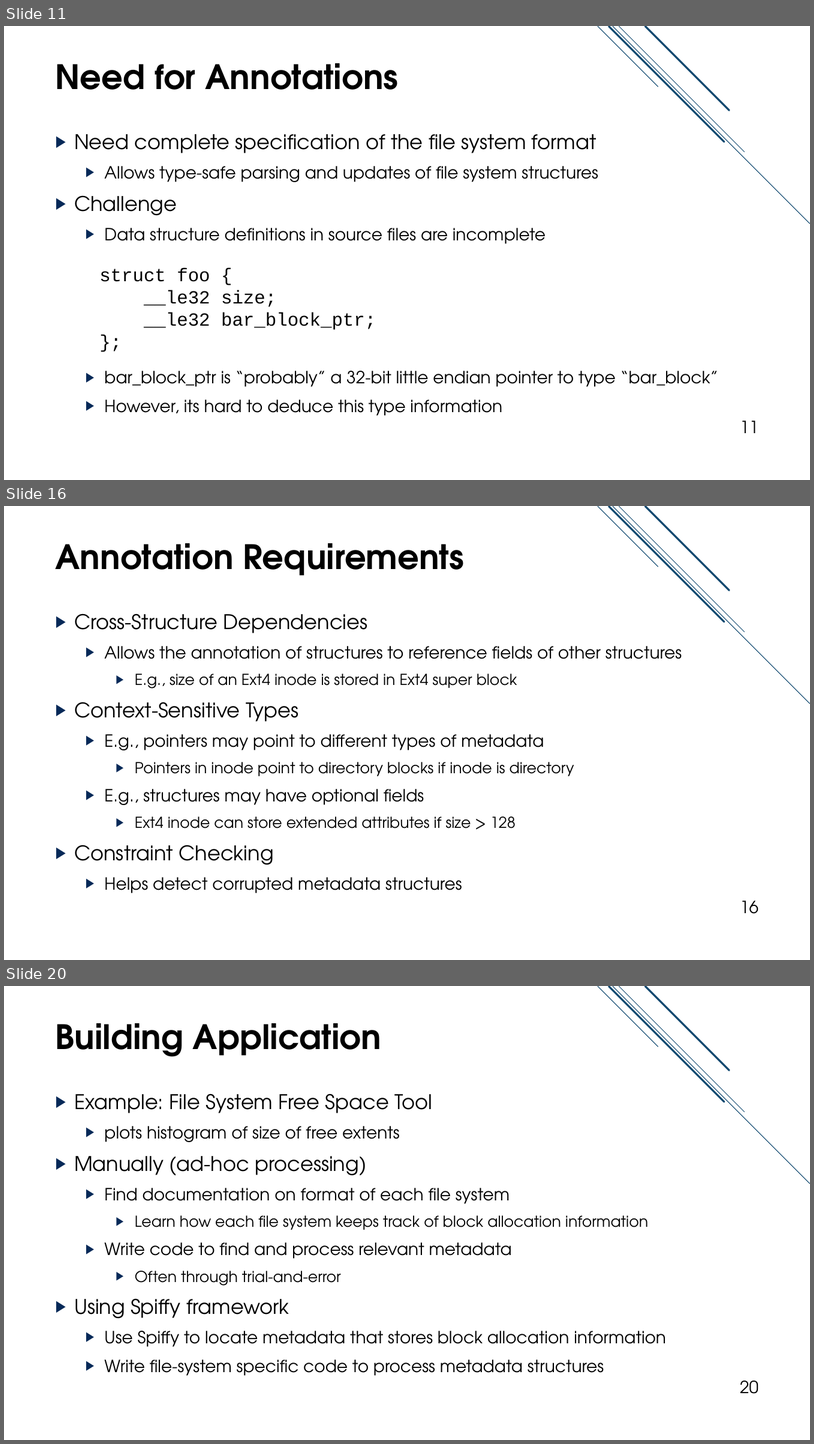
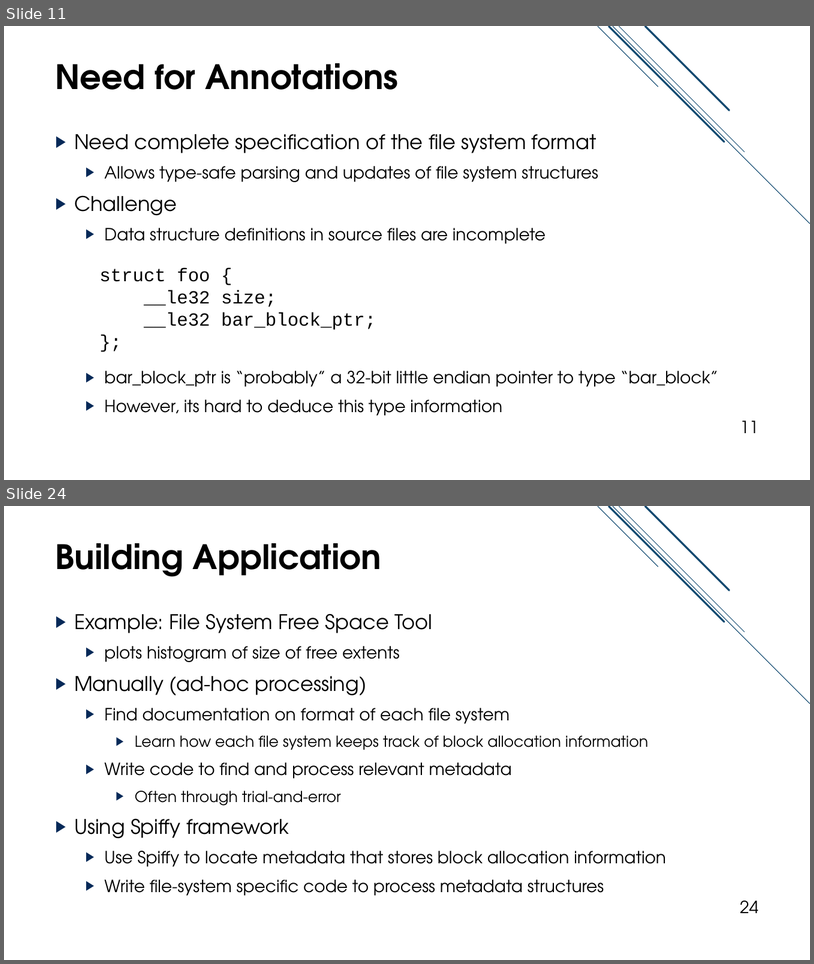
Before and after one commit to jacksun007/spiffy-paper, a slide deck: talk/spiffy_talk.pptx. Shown one above the other, each under a label of ours: slides 11, 16 and 20 before the commit, slides 11 and 24 after it; the slides between them are not shown. The pictures are 814x1444 and 814x964 pixels, drawn with LibreOffice and Linux fonts; fonts in the diff are those of the drawing. Boxes give left, top, right and bottom in pixels: in the first picture for what was removed or moved away, otherwise in the second. Text is boxed around its words. In the diff, an @@ line names an element or a change of style, - is before the commit and + after.

Commit message:
completed revision to annotation slides. TODO application slide revamp

```diff
--- a/talk/spiffy_talk.pptx
+++ b/talk/spiffy_talk.pptx
@@ slide 16 removed at (x1=4, y1=506, x2=810, y2=960), background #FFFFFF; not listed: 5 template elements that a slide beside it also shows @@
@@ title removed at (x1=56, y1=543, x2=464, y2=576) @@
-Annotation Requirements
@@ text removed at (x1=74, y1=613, x2=683, y2=893) @@
-▶ Cross-Structure Dependencies
-  ▶ Allows the annotation of structures to reference fields of other structures
-    ▶ E.g., size of an Ext4 inode is stored in Ext4 super block
-▶ Context-Sensitive Types
-  ▶ E.g., pointers may point to different types of metadata
-    ▶ Pointers in inode point to directory blocks if inode is directory
-  ▶ E.g., structures may have optional fields
-    ▶ Ext4 inode can store extended attributes if size > 128
-▶ Constraint Checking
-  ▶ Helps detect corrupted metadata structures
@@ page number removed at (x1=740, y1=900, x2=759, y2=913) @@
-16
@@ what was slide 20 is now slide 24 @@
@@ page number at (x1=740, y1=900, x2=759, y2=913): text changed @@
-20
+24
```
Also in this commit, not shown: 17 slides changed, 7 slides added, 2 other slides removed.
